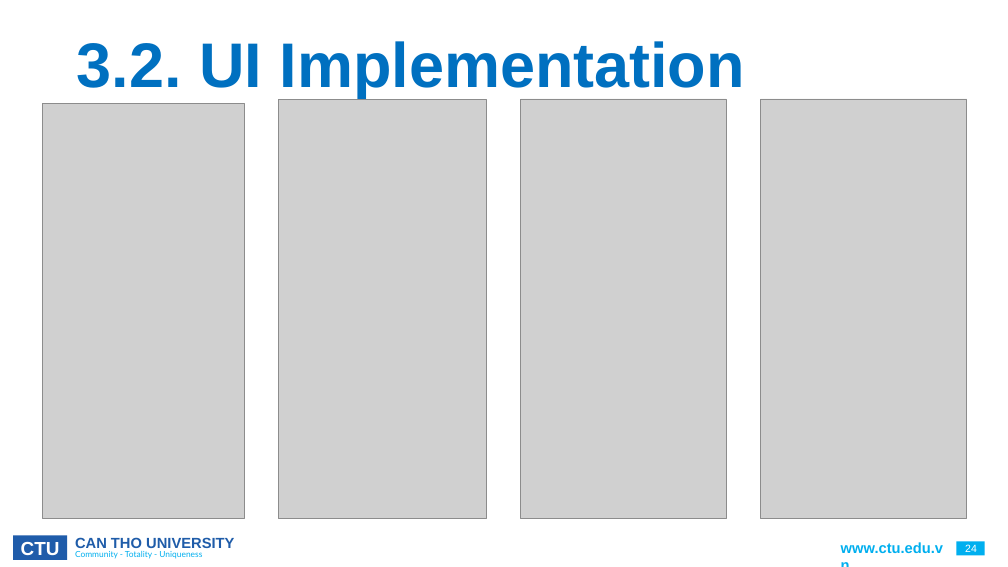
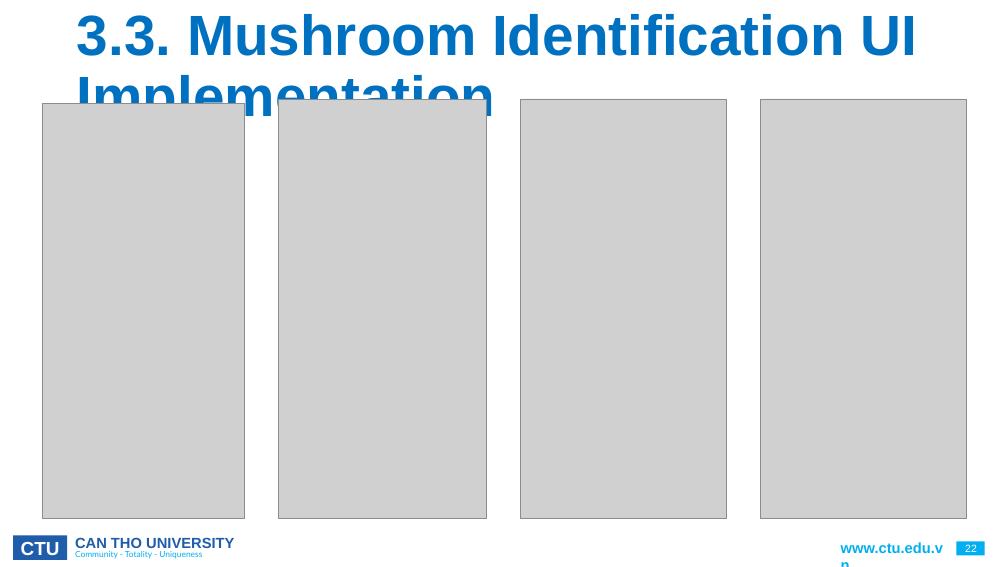
Before and after one commit to CommonHouseCat/fungiscan-mushroom-identifier, a slide deck: slide 22 of Báo cáo/GraduationThesis.pptx (slide 24 before the commit). Drawn at 1008x567 pixels with LibreOffice and Linux fonts; fonts in the diff are those of the drawing; grey boxes stand for pictures; background and template pictures are left out. Boxes give left, top, right and bottom in pixels: in the first picture for what was removed or moved away, otherwise in the second. Text is boxed around its words. In the diff, an @@ line names an element or a change of style, - is before the commit and + after.

```diff
--- a/Báo cáo/GraduationThesis.pptx
+++ b/Báo cáo/GraduationThesis.pptx
@@ title at [77, 14, 917, 126]: text changed; size 60 to 54 pt @@
-3.2. UI Implementation
+3.3. Mushroom Identification UI Implementation
@@ page number at [965, 544, 977, 552]: text changed @@
-24
+22
```
Also in this commit, not shown: 9 other slides changed, 2 slides removed.
